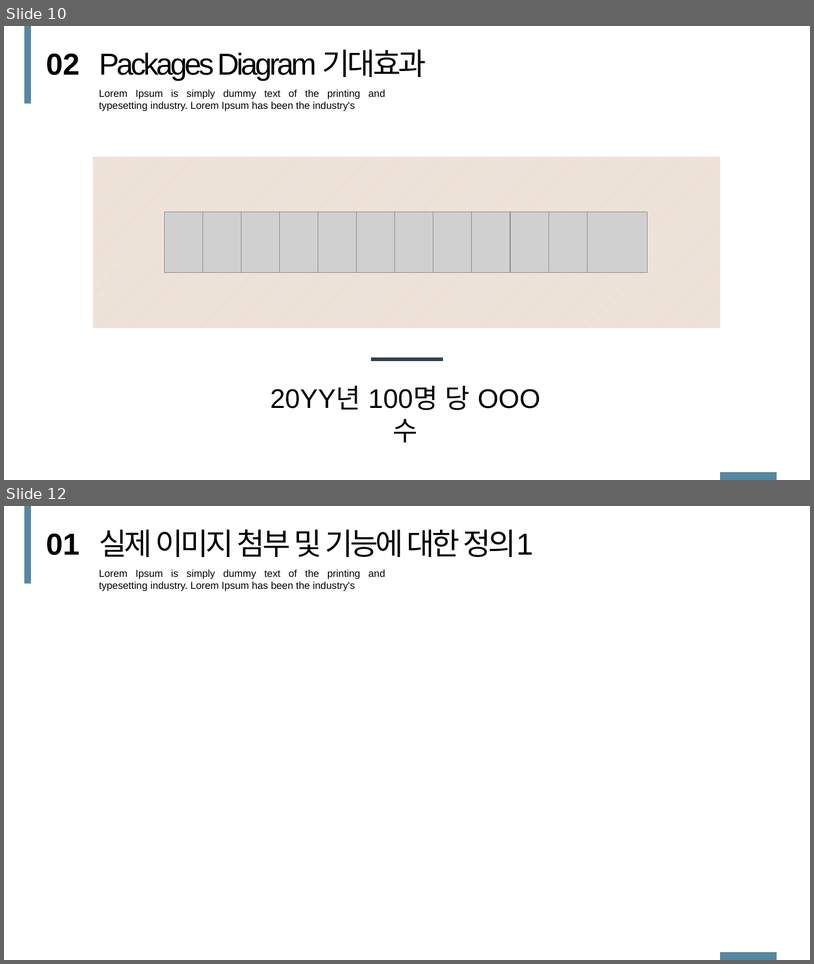
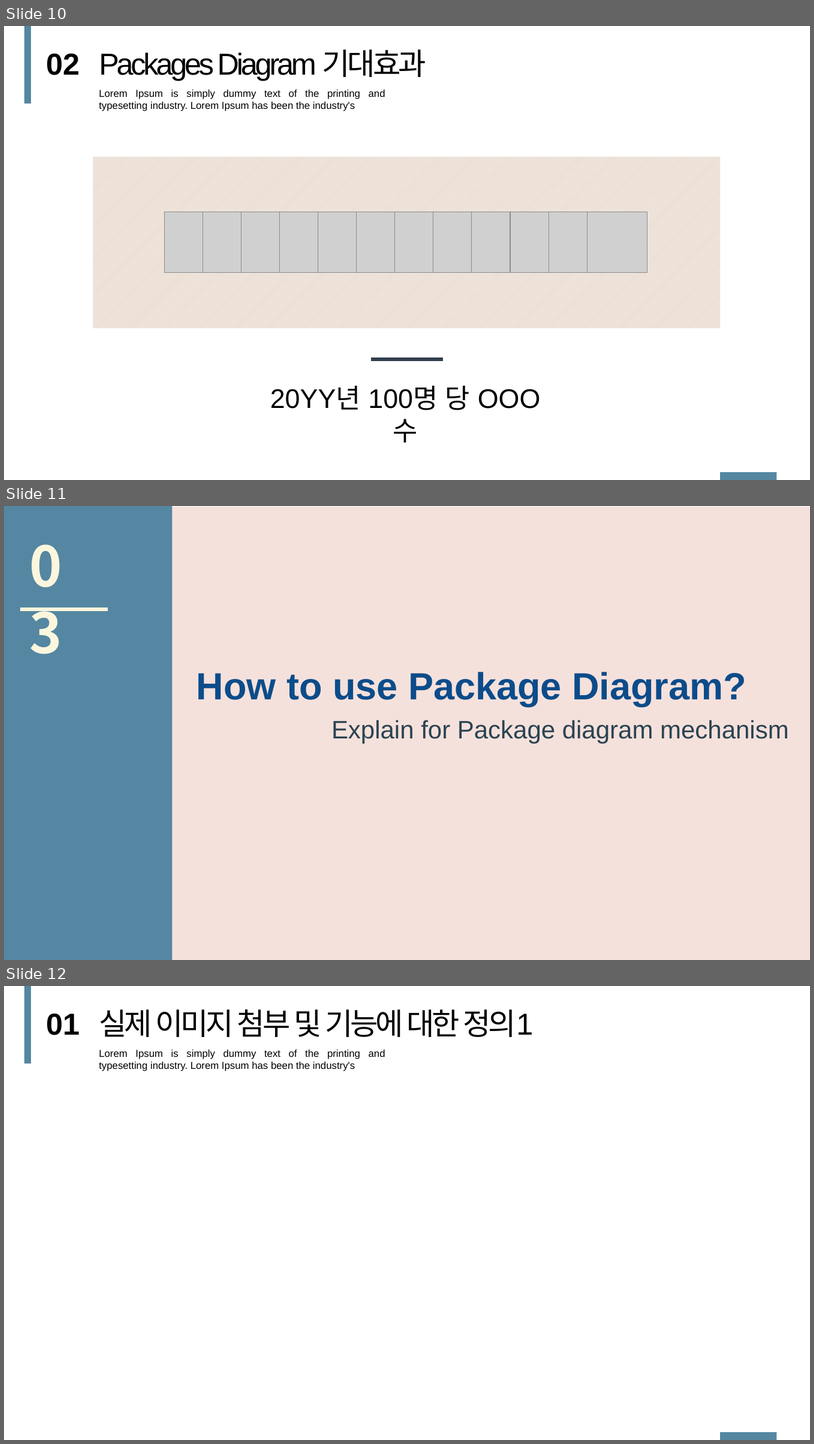
Before and after one commit to lejk8104/Project_Package_Diagram, a slide deck: Why we use UML_초안.pptx. Shown one above the other, each under a label of ours: slides 10 and 12 before the commit, slides 10, 11 and 12 after it; the slides between them are not shown. The pictures are 814x964 and 814x1444 pixels, drawn with LibreOffice and Linux fonts; fonts in the diff are those of the drawing; grey boxes stand for pictures; background and template pictures are left out. Boxes give left, top, right and bottom in pixels: in the first picture for what was removed or moved away, otherwise in the second. Text is boxed around its words. In the diff, an @@ line names an element or a change of style, - is before the commit and + after.

```diff
--- a/Why we use UML_초안.pptx
+++ b/Why we use UML_초안.pptx
@@ slide 11 added at box(4, 506, 810, 960), background picture (left out) @@
@@ rectangle added at box(4, 507, 810, 960), fill #EFCEC5 at 60% opacity @@
@@ rectangle added at box(4, 506, 172, 960), fill #5587A2 @@
@@ text added at box(24, 528, 101, 601), 66 pt, text #FDF6DE, bold @@
+03
@@ line added from (20, 609) to (108, 609), #FDF6DE 4.5 pt @@
@@ text added at box(197, 672, 746, 706), 45 pt, text #0C4C8A, bold @@
+How to use Package Diagram?
@@ text added at box(332, 720, 789, 744), 30 pt, text #2B4351 @@
+Explain for Package diagram mechanism
```
Also in this commit, not shown: 3 slides changed, 2 other slides added, 3 slides removed.
